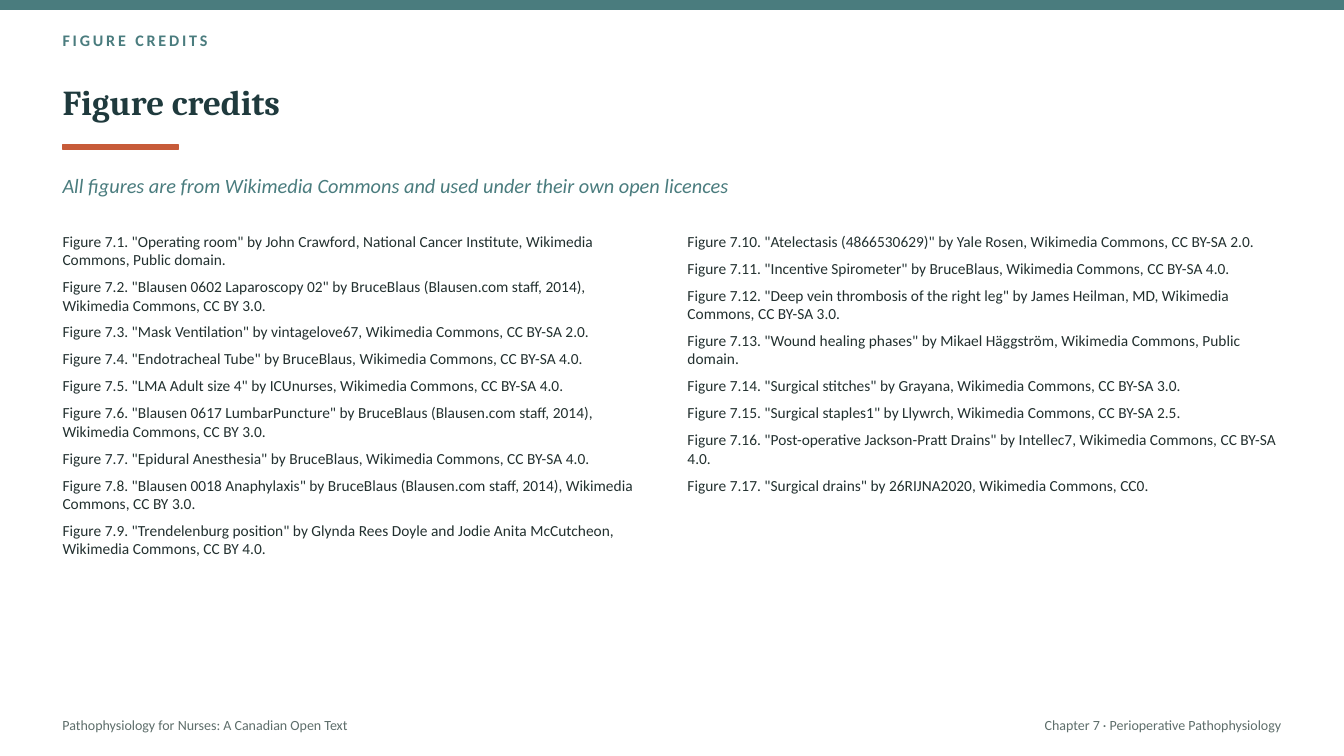
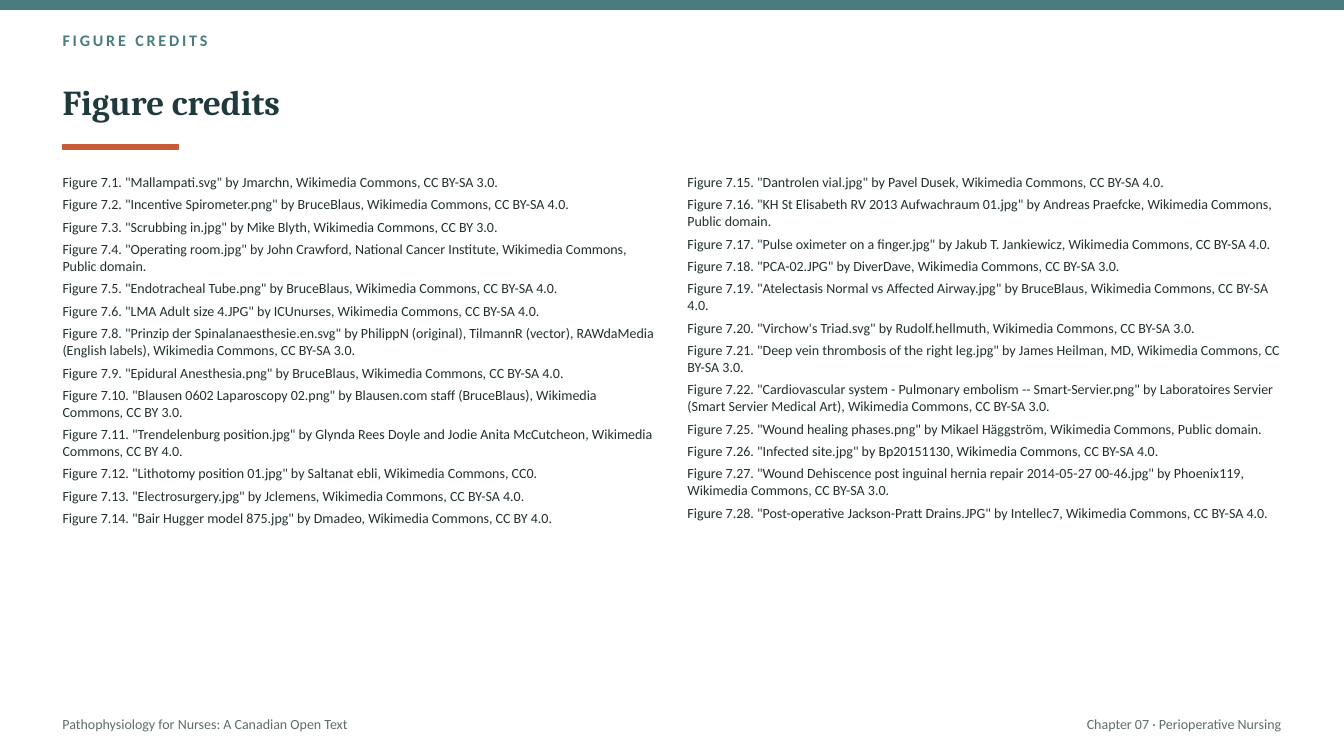
Before and after one commit to andrewleenl/opensourcenursing, a slide deck: slide 50 of Ch07_Perioperative_Nursing_Lecture_Presentation.pptx (slide 74 before the commit). Drawn at 1344x756 pixels with LibreOffice and Linux fonts; fonts in the diff are those of the drawing. Boxes give left, top, right and bottom in pixels: in the first picture for what was removed or moved away, otherwise in the second. Text is boxed around its words. In the diff, an @@ line names an element or a change of style, - is before the commit and + after.

```diff
--- a/Ch07_Perioperative_Nursing_Lecture_Presentation.pptx
+++ b/Ch07_Perioperative_Nursing_Lecture_Presentation.pptx
@@ text at <box>63,177,654,526</box>: text changed; size 11 to 10 pt @@
-Figure 7.1. "Operating room" by John Crawford, National Cancer Institute, Wikimedia Commons, Public domain.
-Figure 7.2. "Blausen 0602 Laparoscopy 02" by BruceBlaus (Blausen.com staff, 2014), Wikimedia Commons, CC BY 3.0.
-Figure 7.3. "Mask Ventilation" by vintagelove67, Wikimedia Commons, CC BY-SA 2.0.
-Figure 7.4. "Endotracheal Tube" by BruceBlaus, Wikimedia Commons, CC BY-SA 4.0.
-Figure 7.5. "LMA Adult size 4" by ICUnurses, Wikimedia Commons, CC BY-SA 4.0.
-Figure 7.6. "Blausen 0617 LumbarPuncture" by BruceBlaus (Blausen.com staff, 2014), Wikimedia Commons, CC BY 3.0.
-Figure 7.7. "Epidural Anesthesia" by BruceBlaus, Wikimedia Commons, CC BY-SA 4.0.
-Figure 7.8. "Blausen 0018 Anaphylaxis" by BruceBlaus (Blausen.com staff, 2014), Wikimedia Commons, CC BY 3.0.
-Figure 7.9. "Trendelenburg position" by Glynda Rees Doyle and Jodie Anita McCutcheon, Wikimedia Commons, CC BY 4.0.
+Figure 7.1. "Mallampati.svg" by Jmarchn, Wikimedia Commons, CC BY-SA 3.0.
+Figure 7.2. "Incentive Spirometer.png" by BruceBlaus, Wikimedia Commons, CC BY-SA 4.0.
+Figure 7.3. "Scrubbing in.jpg" by Mike Blyth, Wikimedia Commons, CC BY 3.0.
+Figure 7.4. "Operating room.jpg" by John Crawford, National Cancer Institute, Wikimedia Commons, Public domain.
+Figure 7.5. "Endotracheal Tube.png" by BruceBlaus, Wikimedia Commons, CC BY-SA 4.0.
+Figure 7.6. "LMA Adult size 4.JPG" by ICUnurses, Wikimedia Commons, CC BY-SA 4.0.
+Figure 7.8. "Prinzip der Spinalanaesthesie.en.svg" by PhilippN (original), TilmannR (vector), RAWdaMedia (English labels), Wikimedia Commons, CC BY-SA 3.0.
+Figure 7.9. "Epidural Anesthesia.png" by BruceBlaus, Wikimedia Commons, CC BY-SA 4.0.
+Figure 7.10. "Blausen 0602 Laparoscopy 02.png" by Blausen.com staff (BruceBlaus), Wikimedia Commons, CC BY 3.0.
+Figure 7.11. "Trendelenburg position.jpg" by Glynda Rees Doyle and Jodie Anita McCutcheon, Wikimedia Commons, CC BY 4.0.
+Figure 7.12. "Lithotomy position 01.jpg" by Saltanat ebli, Wikimedia Commons, CC0.
+Figure 7.13. "Electrosurgery.jpg" by Jclemens, Wikimedia Commons, CC BY-SA 4.0.
+Figure 7.14. "Bair Hugger model 875.jpg" by Dmadeo, Wikimedia Commons, CC BY 4.0.
@@ text removed at <box>63,179,728,197</box> @@
-All figures are from Wikimedia Commons and used under their own open licences
@@ text at <box>687,177,1280,521</box>: text changed; size 11 to 10 pt @@
-Figure 7.10. "Atelectasis (4866530629)" by Yale Rosen, Wikimedia Commons, CC BY-SA 2.0.
-Figure 7.11. "Incentive Spirometer" by BruceBlaus, Wikimedia Commons, CC BY-SA 4.0.
-Figure 7.12. "Deep vein thrombosis of the right leg" by James Heilman, MD, Wikimedia Commons, CC BY-SA 3.0.
-Figure 7.13. "Wound healing phases" by Mikael Häggström, Wikimedia Commons, Public domain.
-Figure 7.14. "Surgical stitches" by Grayana, Wikimedia Commons, CC BY-SA 3.0.
-Figure 7.15. "Surgical staples1" by Llywrch, Wikimedia Commons, CC BY-SA 2.5.
-Figure 7.16. "Post-operative Jackson-Pratt Drains" by Intellec7, Wikimedia Commons, CC BY-SA 4.0.
-Figure 7.17. "Surgical drains" by 26RIJNA2020, Wikimedia Commons, CC0.
+Figure 7.15. "Dantrolen vial.jpg" by Pavel Dusek, Wikimedia Commons, CC BY-SA 4.0.
+Figure 7.16. "KH St Elisabeth RV 2013 Aufwachraum 01.jpg" by Andreas Praefcke, Wikimedia Commons, Public domain.
+Figure 7.17. "Pulse oximeter on a finger.jpg" by Jakub T. Jankiewicz, Wikimedia Commons, CC BY-SA 4.0.
+Figure 7.18. "PCA-02.JPG" by DiverDave, Wikimedia Commons, CC BY-SA 3.0.
+Figure 7.19. "Atelectasis Normal vs Affected Airway.jpg" by BruceBlaus, Wikimedia Commons, CC BY-SA 4.0.
+Figure 7.20. "Virchow's Triad.svg" by Rudolf.hellmuth, Wikimedia Commons, CC BY-SA 3.0.
+Figure 7.21. "Deep vein thrombosis of the right leg.jpg" by James Heilman, MD, Wikimedia Commons, CC BY-SA 3.0.
+Figure 7.22. "Cardiovascular system - Pulmonary embolism -- Smart-Servier.png" by Laboratoires Servier (Smart Servier Medical Art), Wikimedia Commons, CC BY-SA 3.0.
+Figure 7.25. "Wound healing phases.png" by Mikael Häggström, Wikimedia Commons, Public domain.
+Figure 7.26. "Infected site.jpg" by Bp20151130, Wikimedia Commons, CC BY-SA 4.0.
+Figure 7.27. "Wound Dehiscence post inguinal hernia repair 2014-05-27 00-46.jpg" by Phoenix119, Wikimedia Commons, CC BY-SA 3.0.
+Figure 7.28. "Post-operative Jackson-Pratt Drains.JPG" by Intellec7, Wikimedia Commons, CC BY-SA 4.0.
@@ text at <box>1087,719,1282,732</box>: text changed @@
-Chapter 7 · Perioperative Pathophysiology
+Chapter 07 · Perioperative Nursing
```
Also in this commit, not shown: 4 other slides changed, 45 slides added, 69 slides removed, 16 other files.
